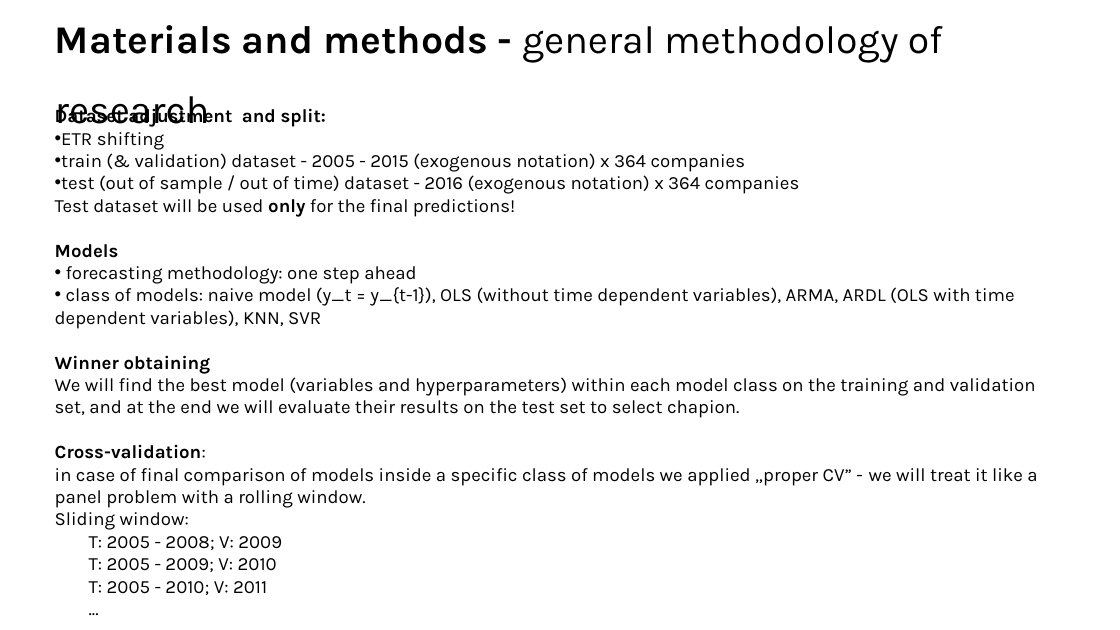
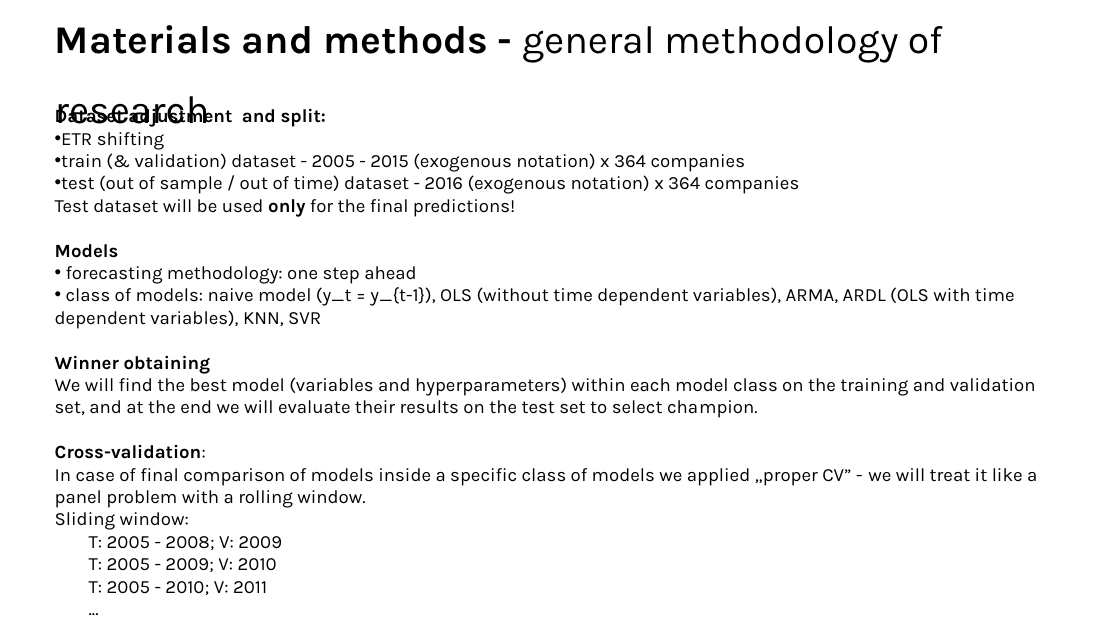
Before and after one commit to michaelwozniak/ML_small_dataset, a slide deck: slide 6 of ML - presentation.pptx. Drawn at 1120x630 pixels with LibreOffice and Linux fonts; fonts in the diff are those of the drawing. Boxes give left, top, right and bottom in pixels: in the first picture for what was removed or moved away, otherwise in the second. Text is boxed around its words. In the diff, an @@ line names an element or a change of style, - is before the commit and + after.

```diff
--- a/ML - presentation.pptx
+++ b/ML - presentation.pptx
@@ text at (55,377,1036,418): text changed @@
-We will find the best model (variables and hyperparameters) within each model class on the training and validation set, and at the end we will evaluate their results on the test set to select chapion.
+We will find the best model (variables and hyperparameters) within each model class on the training and validation set, and at the end we will evaluate their results on the test set to select champion.
@@ text at (55,468,1037,508): text changed @@
-in case of final comparison of models inside a specific class of models we applied „proper CV” - we will treat it like a panel problem with a rolling window.
+In case of final comparison of models inside a specific class of models we applied „proper CV” - we will treat it like a panel problem with a rolling window.
```
Also in this commit, not shown: 6 other slides changed, 8 other files.
